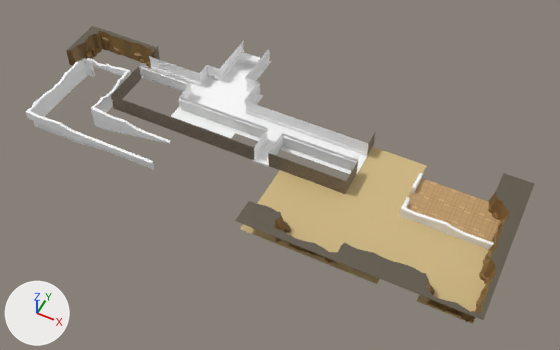
The FBX model Assets/Dust1/Room.FBX as it was, and as the next commit left it.
Rendered twice from a 50 mm camera at (77.9, -130.3, 158.9) aimed at (12.9, -0.3, -3.6). The lights are fixed; the arrows at lower left show +X, +Y and +Z. Where no turn or scale is listed for an object, it has been applied to the vertices.

In view in the first picture: 'Border1', 'Border2', 'Cliff1', 'Cliff2', 'Floor1', 'Floor2', 'Floor3', 'Ground1', 'Ground2', 'Wall1', 'Wall2', 'Wall3', 'Wall4', 'Wall5', 'Wall6', 'Wall7', 'WallOut1', 'WallOut2'.
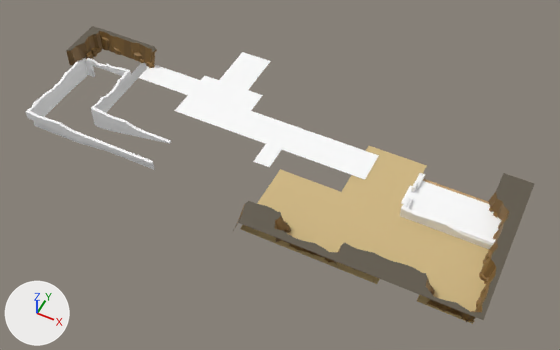
Patch to the scene script:
```diff
--- a/Assets/Dust1/Room.FBX.py
+++ b/Assets/Dust1/Room.FBX.py
@@ me_mesh_008_1 @@
+me_mesh_008_1.from_pydata(...)  # 94 vertices, 139 faces; spans x -13.3..13.3, y -6.2..6.2, z -0.7..0.7
+me_mesh_008_1.materials.append(mat_simpledungeons_mat)  # its picture is missing
@@ me_mesh_009_1 @@
+me_mesh_009_1.from_pydata(...)  # 88 vertices, 136 faces; spans x -21.2..8.8, y -12.5..5.0, z -2.5
+me_mesh_009_1.materials.append(mat_simpledungeons_mat)  # its picture is missing
@@ me_mesh_010_1 @@
+me_mesh_010_1.from_pydata(...)  # 35 vertices, 48 faces; spans x -16.2..-6.2, y 5.0..20.0, z -2.5
+me_mesh_010_1.materials.append(mat_simpledungeons_mat)  # its picture is missing
@@ me_mesh_011_1 @@
+me_mesh_011_1.from_pydata(...)  # 32 vertices, 42 faces; spans x -38.8..-21.2, y -5.0..2.5, z -2.5
+me_mesh_011_1.materials.append(mat_simpledungeons_mat)  # its picture is missing
@@ me_mesh_007_1 @@
+me_mesh_007_1.from_pydata(...)  # 110 vertices, 174 faces; spans x -12.5..12.5, y -7.2..7.2, z -2.5..2.5
+me_mesh_007_1.materials.append(mat_simpledungeons_mat)  # its picture is missing
@@ me_mesh_012_1 @@
+me_mesh_012_1.from_pydata(...)  # 74 vertices, 108 faces; spans x 8.8..38.8, y -20.0..-2.5, z -2.5
+me_mesh_012_1.materials.append(mat_simpledungeons_mat)  # its picture is missing
@@ ob_floor2 @@
-ob_floor2 = bpy.data.objects.new('Floor2', me_mesh_002)
-ob_floor2.location = (-3.3, 14.9, 4.6)
@@ ob_wall6 @@
-ob_wall6 = bpy.data.objects.new('Wall6', me_mesh_010)
-ob_wall6.location = (-3.3, 14.9, 4.6)
@@ ob_wallout2 @@
-ob_wallout2 = bpy.data.objects.new('WallOut2', me_mesh_011)
-ob_wallout2.location = (-3.3, 6.9, 4.6)
@@ ob_wall1 @@
-ob_wall1 = bpy.data.objects.new('Wall1', me_mesh_005)
-ob_wall1.location = (-3.3, 14.9, 4.6)
@@ ob_wall2 @@
-ob_wall2 = bpy.data.objects.new('Wall2', me_mesh_006)
-ob_wall2.location = (-3.3, 14.9, 4.6)
@@ ob_wallout1 @@
-ob_wallout1 = bpy.data.objects.new('WallOut1', me_mesh_012)
-ob_wallout1.location = (-3.3, 6.9, 4.6)
@@ ob_wall5 @@
-ob_wall5 = bpy.data.objects.new('Wall5', me_mesh_009)
-ob_wall5.location = (-3.3, 14.9, 4.6)
@@ ob_floor3 @@
-ob_floor3 = bpy.data.objects.new('Floor3', me_mesh_003)
-ob_floor3.location = (-3.3, 14.9, 4.6)
@@ ob_wall4 @@
-ob_wall4 = bpy.data.objects.new('Wall4', me_mesh_008)
-ob_wall4.location = (-3.3, 14.9, 4.6)
@@ ob_wall3 @@
-ob_wall3 = bpy.data.objects.new('Wall3', me_mesh_007)
-ob_wall3.location = (-3.3, 14.9, 4.6)
@@ ob_wall7 @@
-ob_wall7 = bpy.data.objects.new('Wall7', me_mesh)
-ob_wall7.location = (-3.3, 14.9, 4.6)
@@ ob_floor1 @@
-ob_floor1 = bpy.data.objects.new('Floor1', me_mesh_001)
-ob_floor1.location = (-3.3, 14.9, 4.6)
@@ ob_ground_1 @@
+ob_ground_1 = bpy.data.objects.new('Ground_1', me_mesh_008_1)
+ob_ground_1.location = (61.3, 3.1, 2.7)
@@ ob_floor_1 @@
+ob_floor_1 = bpy.data.objects.new('Floor_1', me_mesh_009_1)
+ob_floor_1.location = (-2.3, 16.2, 4.7)
@@ ob_floor_2 @@
+ob_floor_2 = bpy.data.objects.new('Floor_2', me_mesh_010_1)
+ob_floor_2.location = (-2.3, 16.2, 4.7)
@@ ob_floor_3 @@
+ob_floor_3 = bpy.data.objects.new('Floor_3', me_mesh_011_1)
+ob_floor_3.location = (-2.3, 16.2, 4.7)
@@ ob_border_1 @@
+ob_border_1 = bpy.data.objects.new('Border_1', me_mesh_007_1)
+ob_border_1.location = (61.9, 3.7, 2.0)
@@ ob_floor_4 @@
+ob_floor_4 = bpy.data.objects.new('Floor_4', me_mesh_012_1)
+ob_floor_4.location = (-2.3, 16.2, 4.7)
```

Pixel boxes (x1, y1, x2, y2) of what changed, in the pictures (560 x 350 px):
'Floor_1', added
    after: (175, 76, 282, 144)
'Floor_4', added
    after: (254, 122, 379, 180)
'Floor2', deleted
    before: (171, 53, 272, 138)
'Ground_1', added
    after: (401, 181, 501, 239)
'WallOut1', deleted (brown)
    before: (111, 46, 254, 160)
'Wall1', deleted
    before: (244, 82, 368, 156)
'Floor1', deleted
    before: (236, 115, 368, 174)
'Wall4', deleted
    before: (178, 97, 268, 159)
'WallOut2', deleted (brown)
    before: (268, 131, 376, 194)
'Wall3', deleted
    before: (270, 133, 358, 171)
'Floor_2', added
    after: (220, 52, 271, 90)
'Floor_3', added
    after: (139, 65, 200, 95)
'Wall6', deleted
    before: (149, 56, 208, 86)
'Wall5', deleted
    before: (141, 65, 193, 100)
'Wall7', deleted
    before: (207, 40, 244, 81)
'Wall2', deleted
    before: (245, 48, 270, 92)
'Border_1', added
    after: (406, 174, 495, 244)
'Floor3', deleted
    before: (252, 144, 279, 167)
'Ground2', unchanged, covered by the edit
    before: (407, 178, 501, 242)
    after: (423, 179, 489, 204)
